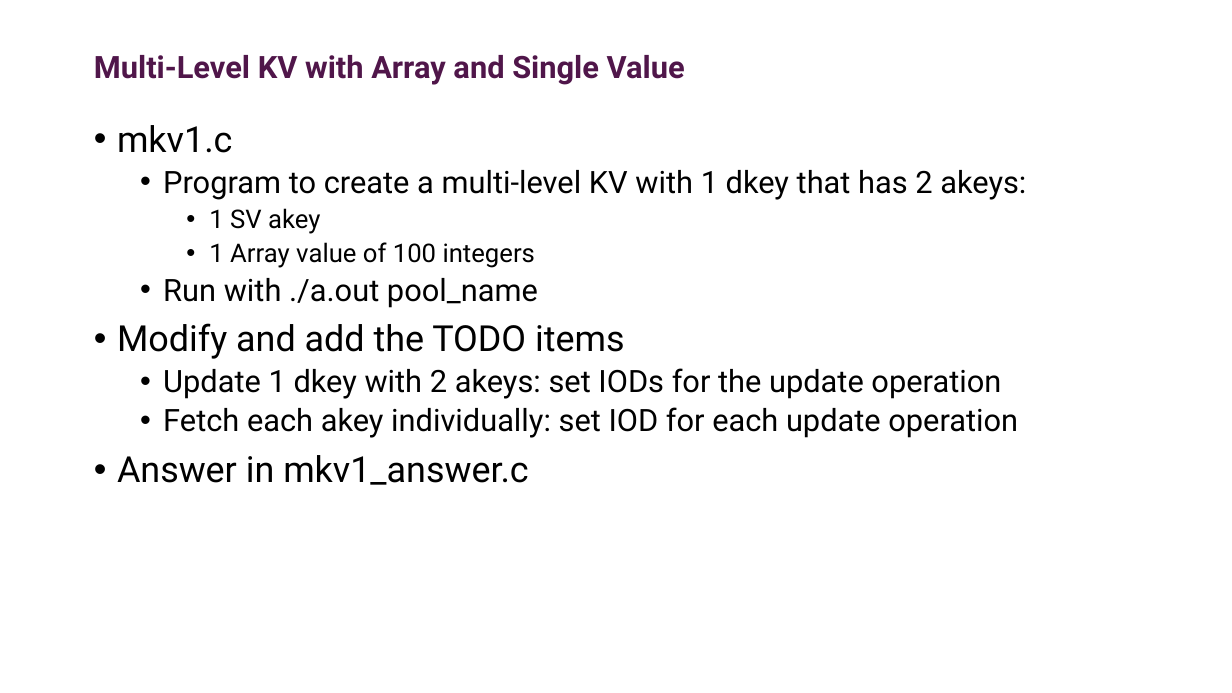
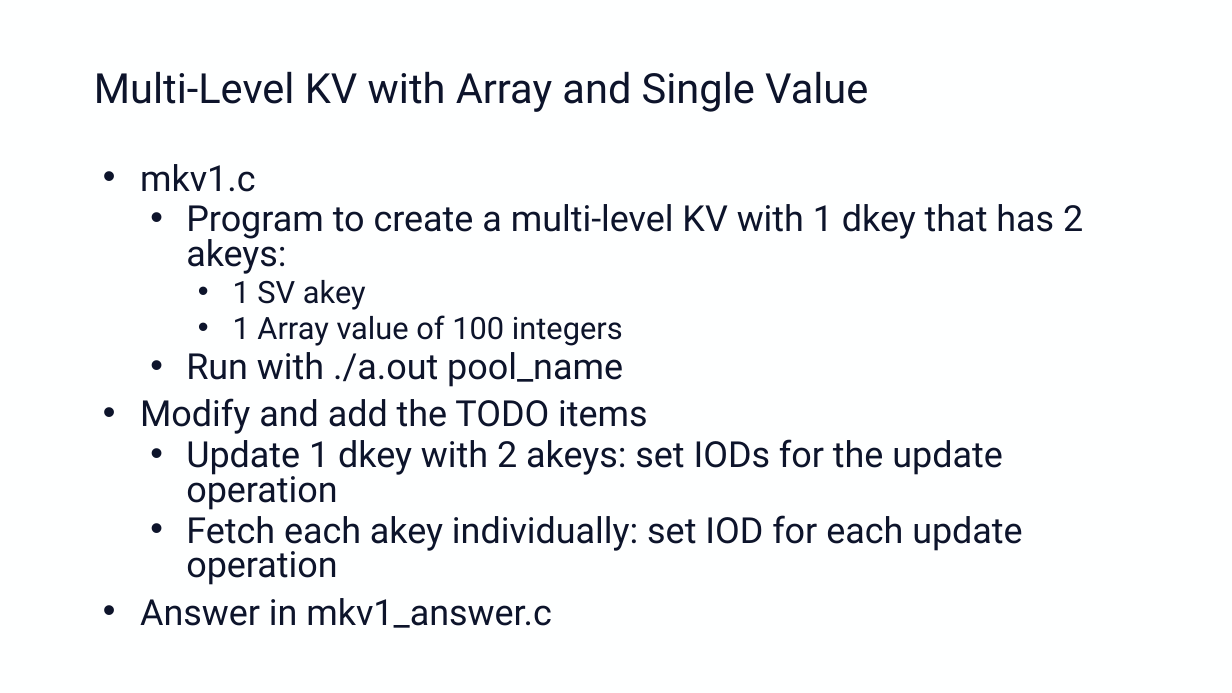
Before and after one commit to adrianjhpc/ObjectStoreTutorial, a slide deck: slide 10 of Exercises/DAOS/Handout/daos_hands_on.pptx (slide 11 before the commit). Drawn at 1232x693 pixels with LibreOffice and Linux fonts; fonts in the diff are those of the drawing; background and template pictures are left out. Boxes give left, top, right and bottom in pixels: in the first picture for what was removed or moved away, otherwise in the second. Text is boxed around its words. In the diff, an @@ line names an element or a change of style, - is before the commit and + after.

```diff
--- a/Exercises/DAOS/Handout/daos_hands_on.pptx
+++ b/Exercises/DAOS/Handout/daos_hands_on.pptx
@@ background picture (left out) to #FEFFFF @@
@@ title "Multi-Level KV with Array and ..." moved from (x1=94, y1=55, x2=685, y2=85) to (x1=94, y1=71, x2=868, y2=112) @@
@@ title "Multi-Level KV with Array and ..." at (x1=94, y1=71, x2=868, y2=112): size 24 to 32.4 pt, text colour #50164A to #0D142B, bold off @@
@@ text "mkv1.c" moved from (x1=117, y1=125, x2=1026, y2=485) to (x1=140, y1=164, x2=1083, y2=628) @@
@@ text "mkv1.c" at (x1=140, y1=164, x2=1083, y2=628): text colour #000000 to #0D142B; size 24 to 28 pt in "Program to create a multi-level KV with ...", "Run with ./a.out pool_name", "Update 1 dkey with 2 akeys: set ...", "Fetch each akey individually: set IOD for ..."; size 20 to 24 pt in "1 SV akey", "1 Array value of 100 integers"; indent changed; line spacing 0.9 to 0.8 @@
```
Also in this commit, not shown: 12 other slides changed, 1 slide removed, 2 other files.
